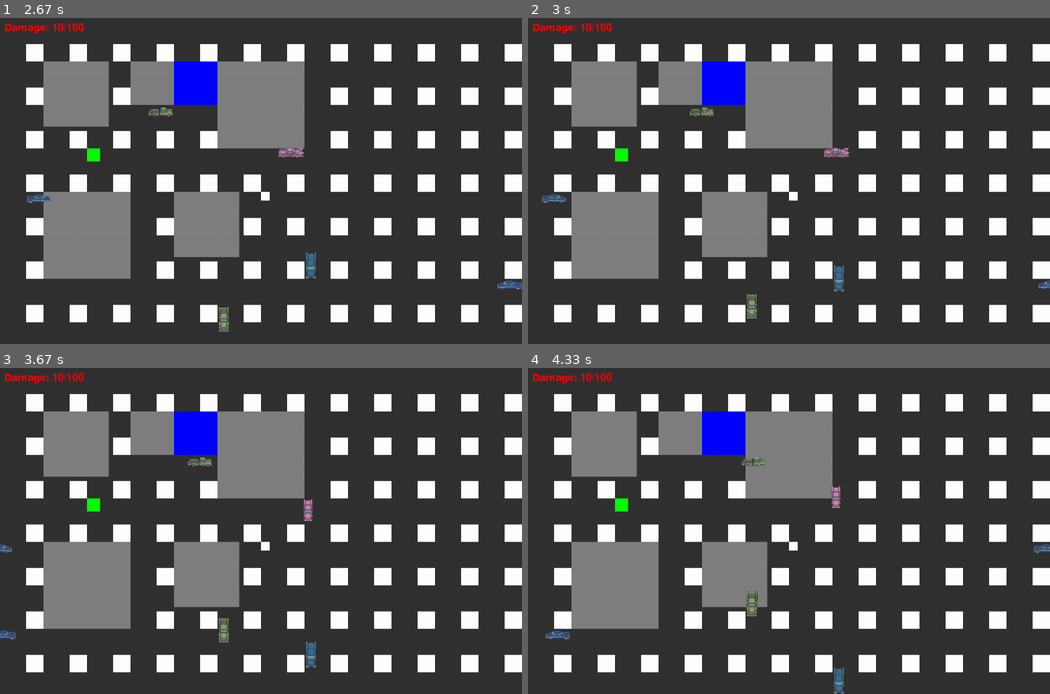
Above: before the commit, frames 1-4 (two rows, left to right).
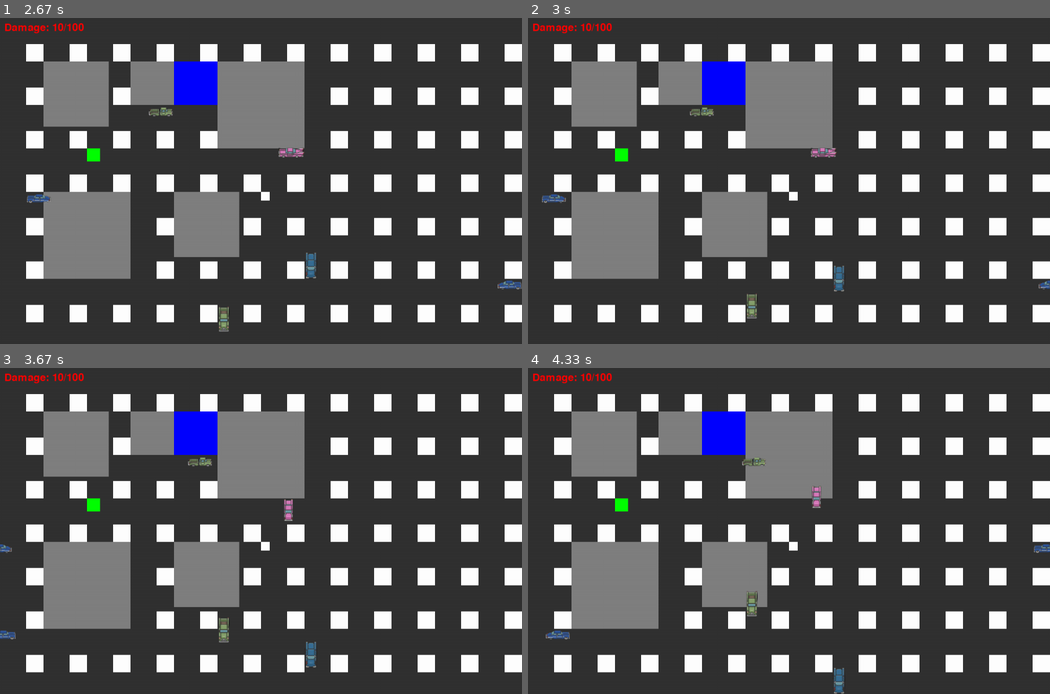
Above: after the commit, the same moments.

Repository: AdamWalters1/pygame-adam
Game: pygame game, started from src/main.py
The game is run twice, just before and just after one commit, with the same random seed, the same clock (stepped at 60 frames per second) and the same inputs.
Inputs:
- Up to frame 1 (2.67 s): hold Left 0.33-0.87 s; hold Down 0.9-1.2 s; hold Left 1.23-1.63 s; hold Up 1.67-2.03 s; hold Right from 2.07 s (still down)
- Up to frame 2 (3 s): release Right at 2.7 s; hold Down from 2.73 s (still down)
- Up to frame 3 (3.67 s): release Down at 3.1 s; hold Left 3.13-3.6 s; hold Right from 3.63 s (still down)
- Up to frame 4 (4.33 s): release Right at 4.1 s; hold Up from 4.13 s (still down)

Frame 1 is identical in both runs. In frame 2, 0.2% of the frame differs, in the area x 54-62%, y 39-43%; in frame 3, 0.2%, in the area x 54-60%, y 40-47%; in frame 4, 0.2%.

Commit message:
Fixed collision

Diff:
--- a/src/main.py
+++ b/src/main.py
@@ -33,11 +33,6 @@
 car2 = car_images[4:8]
 car3 = car_images[12:16]
 
-
-
-player_size = 50
-player_speed = 5
-player = Player(WIDTH // 2 - player_size // 2 +20, HEIGHT // 2 - player_size // 2, player_size, player_speed, car_images)
 
 # Define road grid
 GRID_SIZE = 100  # Size of each grid square
@@ -82,6 +77,10 @@
 ]
 randomnum = randint(1,2)
 
+player_size = 50
+player_speed = 5
+player = Player(WIDTH // 2 - player_size // 2 +20, HEIGHT // 2 - player_size // 2, player_size, player_speed, car_images)
+
 # Load background music and sound effects
 if randomnum == 1:
     background_music_path = 'C:/Users/adamw/OneDrive/Documents/Comp Sci/DrivingAmongIdiots-adam/assets/sounds/backgroundTraffic1.wav'
@@ -104,7 +103,7 @@
             running = False
 
     keys = pygame.key.get_pressed()
-    player.move(keys)
+    player.move(keys, obstacles, obstacle_cars)
 
     player.check_collision(obstacles + buildings, obstacle_cars)
 
--- a/src/player.py
+++ b/src/player.py
@@ -20,7 +20,8 @@
         self.turn_cooldown = 1  # Cooldown period in seconds between turns
 
 
-    def move(self, keys):
+
+    def move(self, keys, obstacles, obstacle_cars):
         if keys[pygame.K_UP]:
             self.current_speed = self.speed
         elif keys[pygame.K_DOWN]:
@@ -34,6 +35,9 @@
             self.angle = (self.angle + 90) % 360
             self.last_turn_time = time.time()
 
+        new_x = self.x
+        new_y = self.y
+
         if self.angle == 0:
             self.y += self.current_speed
             self.direction = 11
@@ -46,6 +50,17 @@
         elif self.angle == 270:
             self.x -= self.current_speed
             self.direction = 9
+
+        new_rect = pygame.Rect(new_x, new_y, self.size, self.size)
+
+        for obstacle in obstacles:
+            if new_rect.colliderect(obstacle.rect):
+                self.x, self.y = self.avoid_collision(new_x, new_y, obstacle.rect)
+
+        # Check collision with obstacle cars
+        for obstacle_car in obstacle_cars:
+            if new_rect.colliderect(obstacle_car.rect):
+                self.x, self.y = self.avoid_collision(new_x, new_y, obstacle_car.rect)
 
         self.x = max(0, min(self.x, 1200 - self.size))
         self.y = max(0, min(self.y, 750 - self.size))
@@ -71,6 +86,18 @@
                     self.last_collision_time = time.time()
                     break
 
+    def avoid_collision(self, new_x, new_y, obstacle_rect):
+        # Calculate the distance between the player and the obstacle
+        dx = obstacle_rect.centerx - new_x
+        dy = obstacle_rect.centery - new_y
+
+        # Move the player away from the obstacle along the shortest axis
+        if abs(dx) > abs(dy):
+            new_x -= dx / abs(dx) * self.speed
+        else:
+            new_y -= dy / abs(dy) * self.speed
+
+        return new_x, new_y
     @property
     def rect(self):
         return pygame.Rect(self.x, self.y, self.size, self.size)
